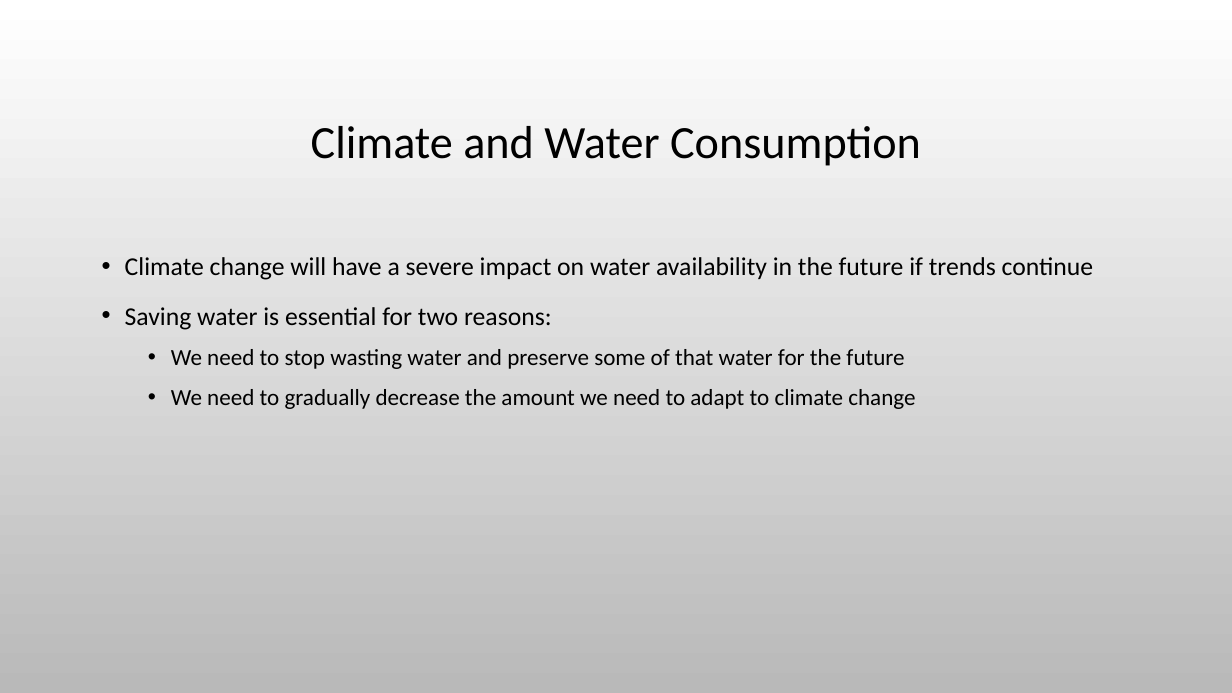
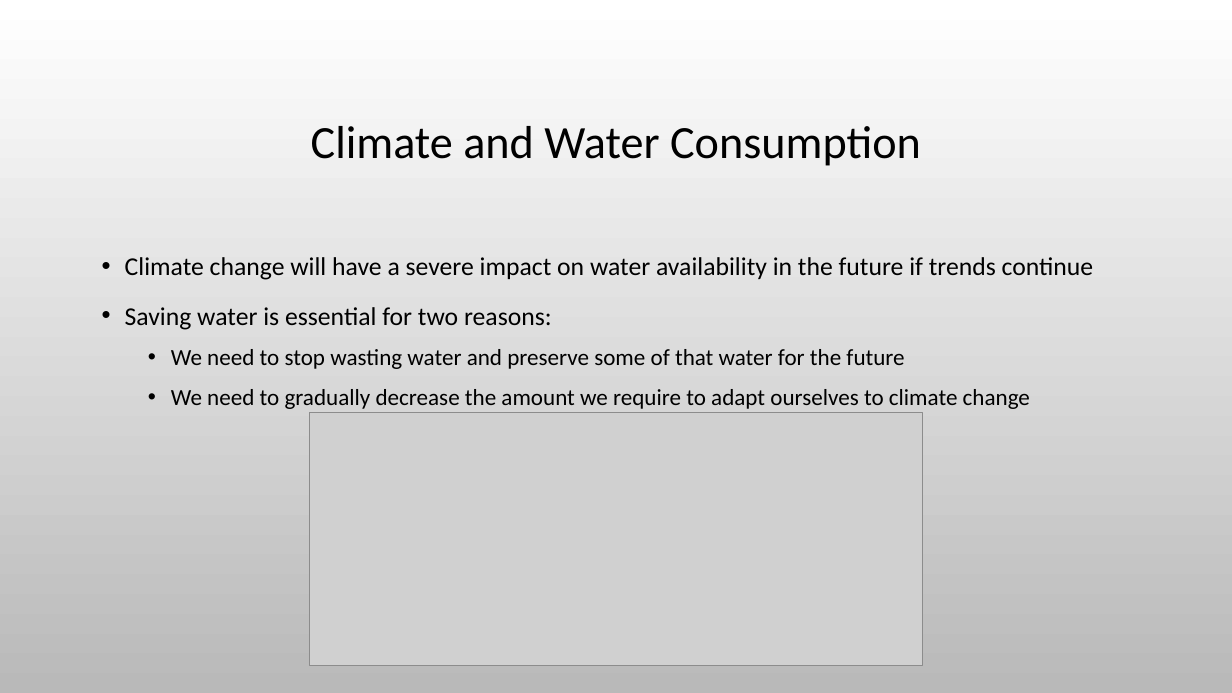
Before and after one commit to mikepmerritt/Water-Consumption-Calendar, a slide deck: slide 2 of assets/Climate - Water Consumption Calendar.pptx. Drawn at 1232x693 pixels with LibreOffice and Linux fonts; fonts in the diff are those of the drawing; grey boxes stand for pictures; background and template pictures are left out. Boxes give left, top, right and bottom in pixels: in the first picture for what was removed or moved away, otherwise in the second. Text is boxed around its words. In the diff, an @@ line names an element or a change of style, - is before the commit and + after.

```diff
--- a/assets/Climate - Water Consumption Calendar.pptx
+++ b/assets/Climate - Water Consumption Calendar.pptx
@@ text at [171,389,1030,409]: text changed @@
-  • We need to gradually decrease the amount we need to adapt to climate change
+  • We need to gradually decrease the amount we require to adapt ourselves to climate change
@@ picture added at [310,412,923,665] @@
```
Also in this commit, not shown: 1 other slide changed, 2 slides added, 1 slide removed.
